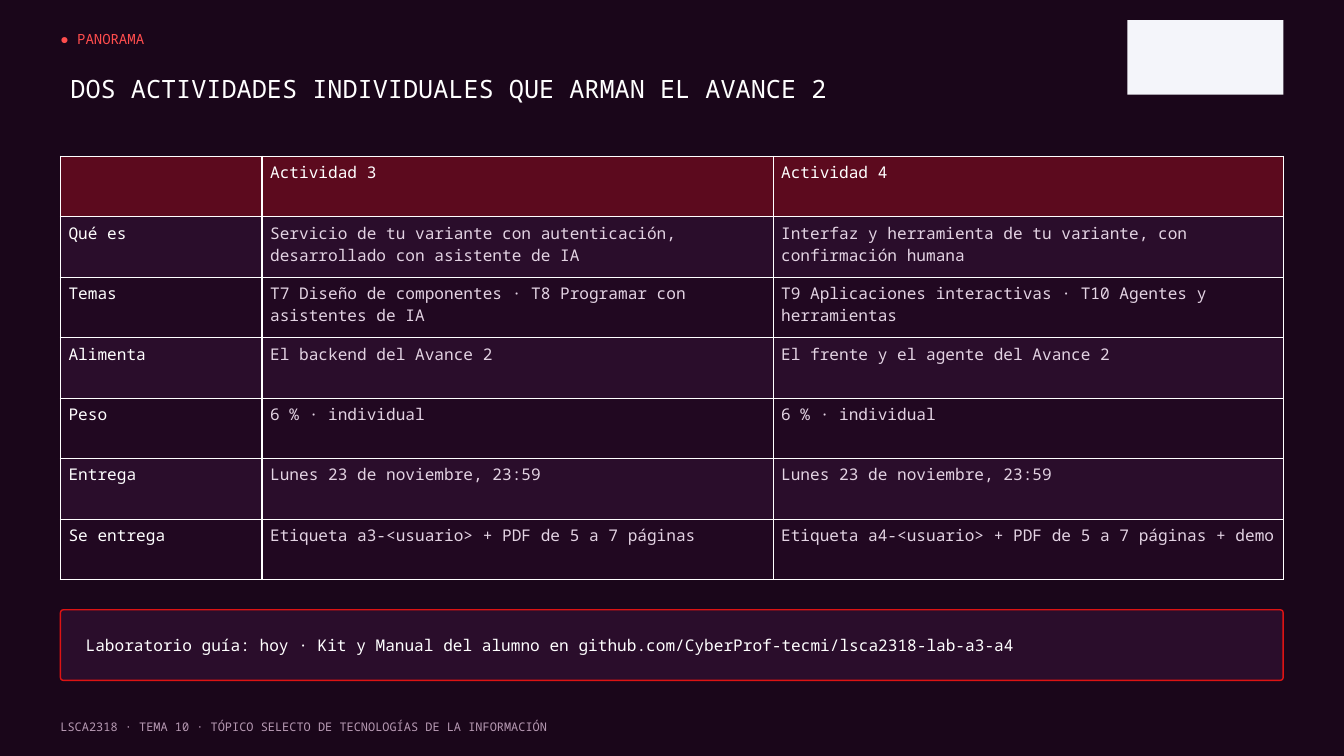
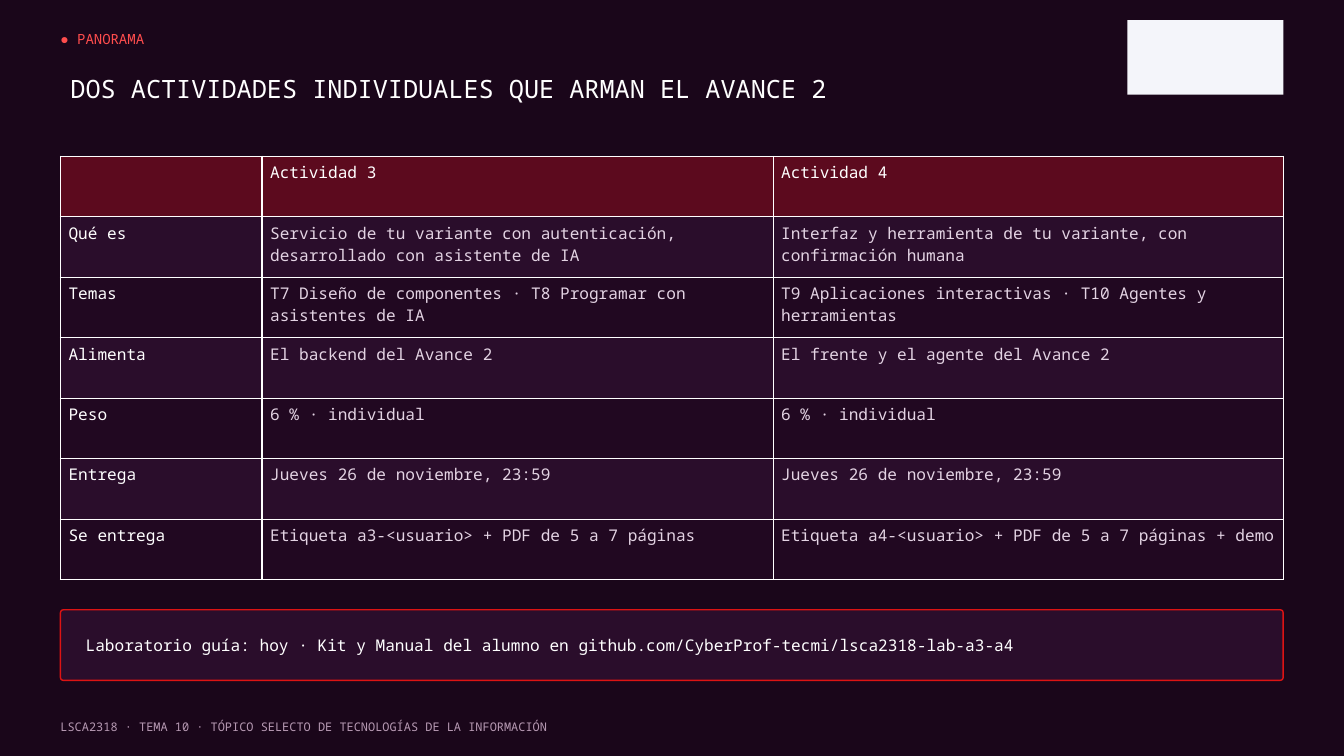
Before and after one commit to CyberProf-tecmi/lsca2318-lab-a3-a4, a slide deck: slide 2 of Presentacion_Actividades_A3_A4.pptx. Drawn at 1344x756 pixels with LibreOffice and Linux fonts; fonts in the diff are those of the drawing; background and template pictures are left out. Boxes give left, top, right and bottom in pixels: in the first picture for what was removed or moved away, otherwise in the second. Text is boxed around its words. In the diff, an @@ line names an element or a change of style, - is before the commit and + after.

```diff
--- a/Presentacion_Actividades_A3_A4.pptx
+++ b/Presentacion_Actividades_A3_A4.pptx
@@ table at <box>60,156,1284,580</box> @@
-row 6, column 2: Lunes 23 de noviembre, 23:59
+row 6, column 2: Jueves 26 de noviembre, 23:59
-row 6, column 3: Lunes 23 de noviembre, 23:59
+row 6, column 3: Jueves 26 de noviembre, 23:59
```
Also in this commit, not shown: 2 other slides changed, 3 other files.
